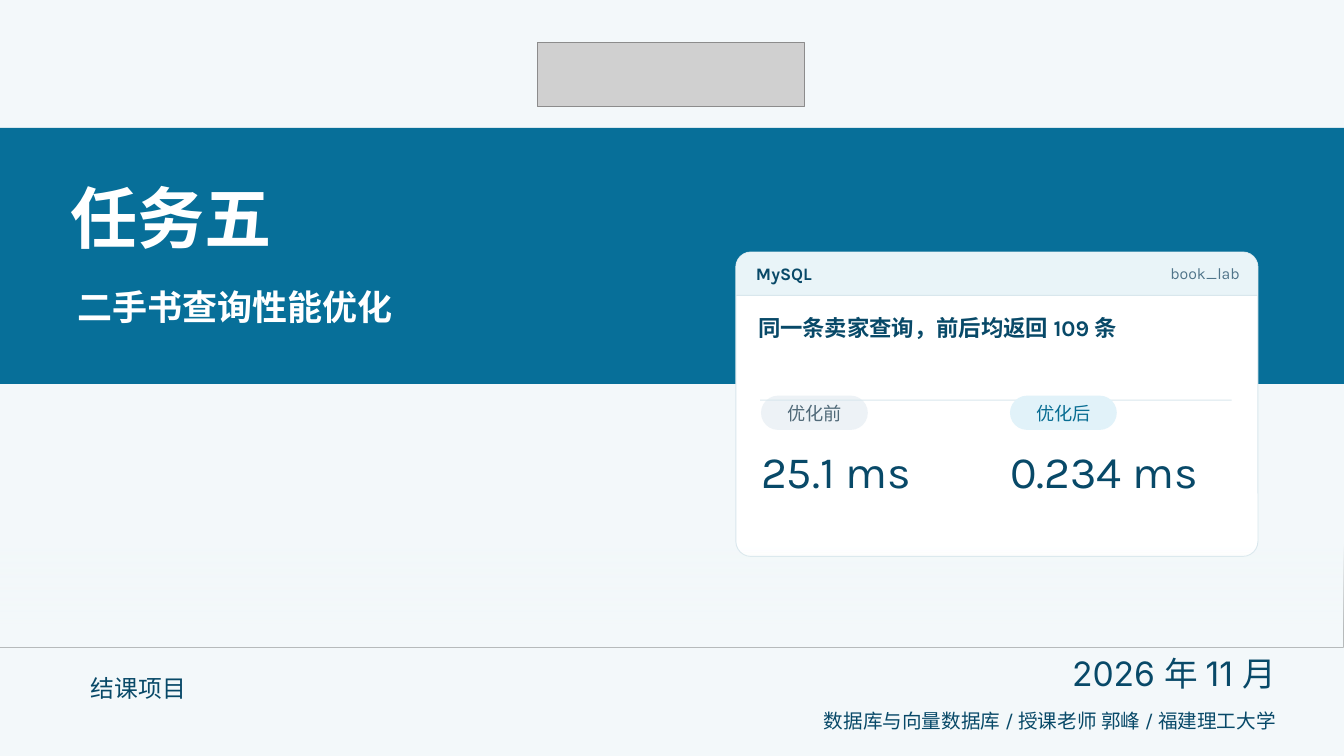
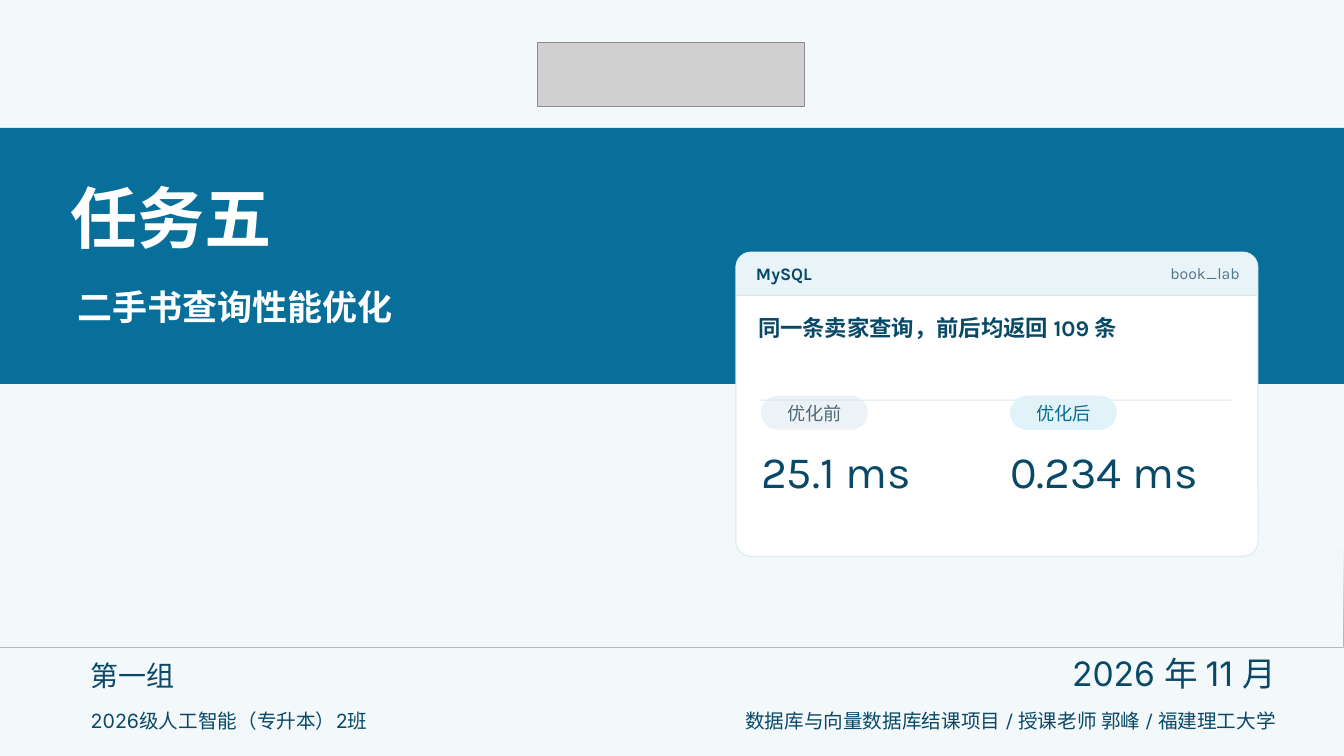
Before and after one commit to AurLemon/pageslip-demo, a slide deck: slide 1 of presentations/task-5-query-optimization.pptx. Drawn at 1344x756 pixels with LibreOffice and Linux fonts; fonts in the diff are those of the drawing; grey boxes stand for pictures. Boxes give left, top, right and bottom in pixels: in the first picture for what was removed or moved away, otherwise in the second. Text is boxed around its words. In the diff, an @@ line names an element or a change of style, - is before the commit and + after.

```diff
--- a/presentations/task-5-query-optimization.pptx
+++ b/presentations/task-5-query-optimization.pptx
@@ text at [91, 662, 175, 689]: text changed; size 17 to 20 pt; font Karla to Inter @@
-结课项目
+第一组
@@ text added at [91, 712, 368, 730], 14 pt, text #084968 @@
+2026级人工智能（专升本）2班
@@ text at [745, 711, 1276, 730]: text changed @@
-数据库与向量数据库 / 授课老师 郭峰 / 福建理工大学
+数据库与向量数据库结课项目 / 授课老师 郭峰 / 福建理工大学
```
Also in this commit, not shown: 1 other file.
